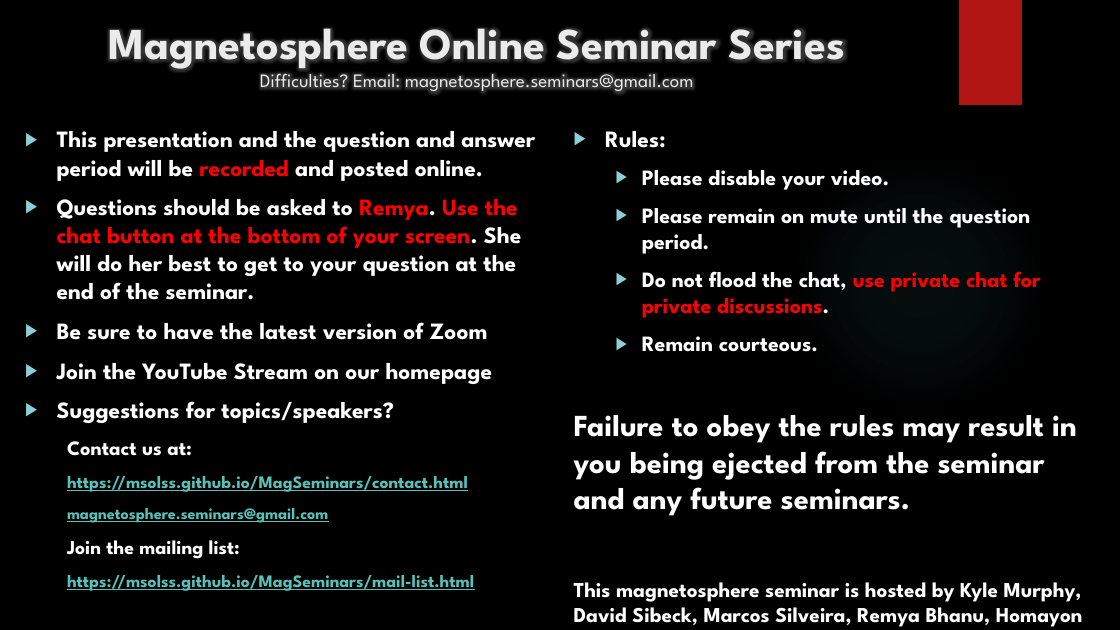
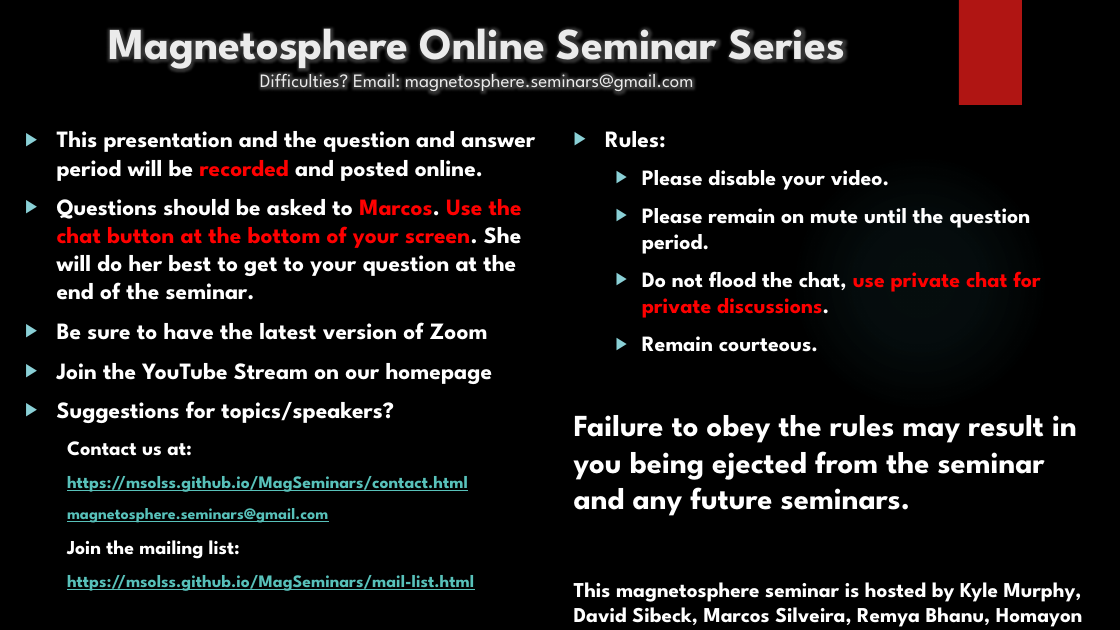
Before and after one commit to MSOLSS/MagSeminars, a slide deck: slide 1 of MSOSS_title.pptx. Drawn at 1120x630 pixels with LibreOffice and Linux fonts; fonts in the diff are those of the drawing; background and template pictures are left out. Boxes give left, top, right and bottom in pixels: in the first picture for what was removed or moved away, otherwise in the second. Text is boxed around its words. In the diff, an @@ line names an element or a change of style, - is before the commit and + after.

Commit message:
Updated for Marcos

```diff
--- a/MSOSS_title.pptx
+++ b/MSOSS_title.pptx
@@ text at (x1=57, y1=199, x2=522, y2=300): text changed @@
-▶ Questions should be asked to Remya. Use the chat button at the bottom of your screen. She will do her best to get to your question at the end of the seminar.
+▶ Questions should be asked to Marcos. Use the chat button at the bottom of your screen. She will do her best to get to your question at the end of the seminar.
```
